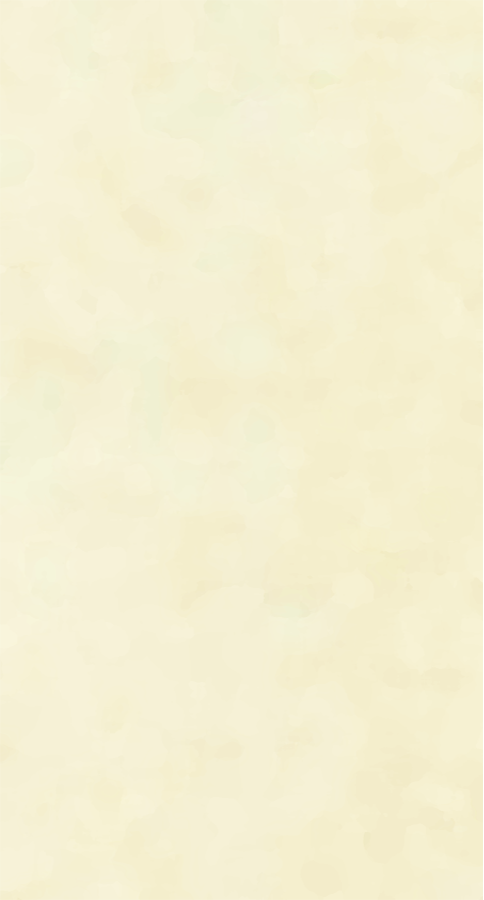
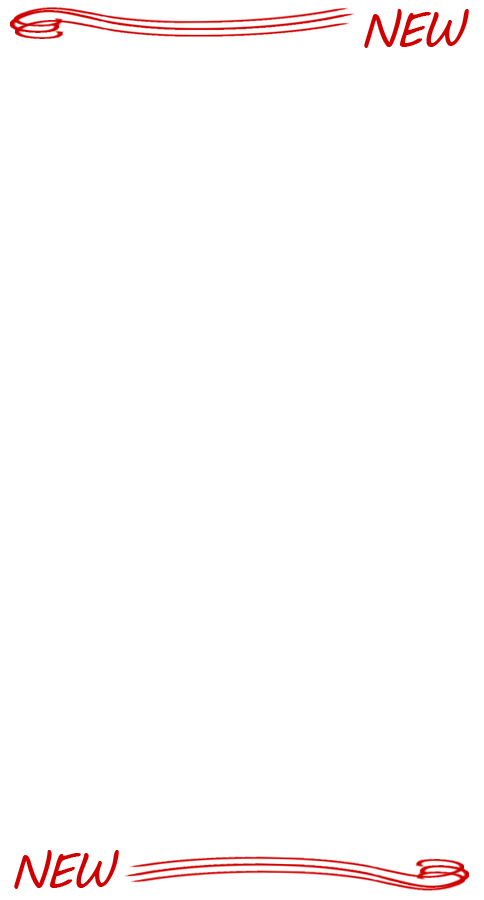
Before/after of a 484px x 900px layered artwork. What changed in the layer stack:
added group "Group 1" with 8 layers above "Layer 3" over <box>10,7,469,892</box>
added layer "Layer 5 copy 5" in group "Group 1" over <box>131,869,465,892</box>
added layer "Layer 5 copy 4" in group "Group 1" over <box>130,856,464,879</box>
added layer "Layer 5 copy 3" in group "Group 1" over <box>125,862,469,889</box>
added layer "Layer 5 copy 2" in group "Group 1" over <box>14,7,348,27</box>
added layer "Layer 5 copy" in group "Group 1" over <box>15,20,349,39</box>
added layer "Layer 5" in group "Group 1" over <box>10,10,354,33</box>
added layer "NEW copy" in group "Group 1" over <box>14,850,119,889</box>
added layer "NEW" in group "Group 1" over <box>364,9,469,48</box>
hid "Layer 1" over <box>0,0,483,900</box>
